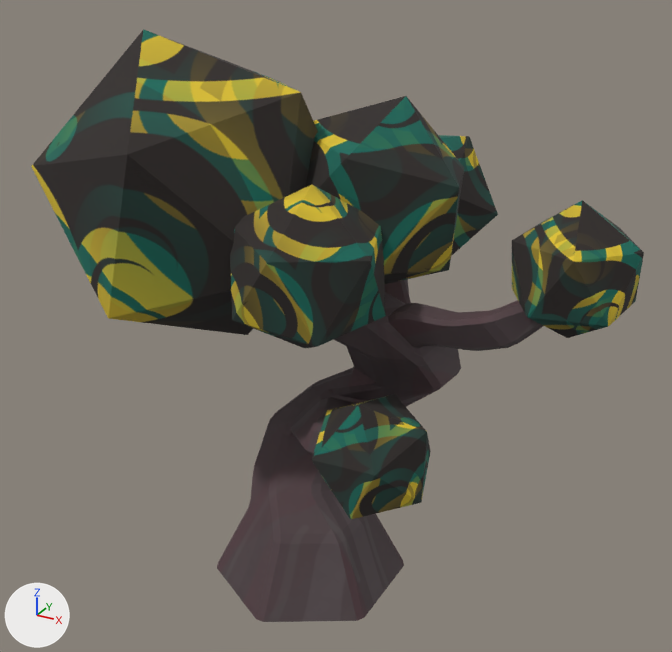
One commit to the FBX model Assets/Meshes/Tree1.fbx: the scene before it, then after it.
Camera for both pictures: a 50 mm camera at (7.15, -12.04, 10.93) aimed at (0.04, 0.89, 4.46). Every picture has the same lights, and +X, +Y and +Z are marked at lower left.

The first picture shows 'tree1'.
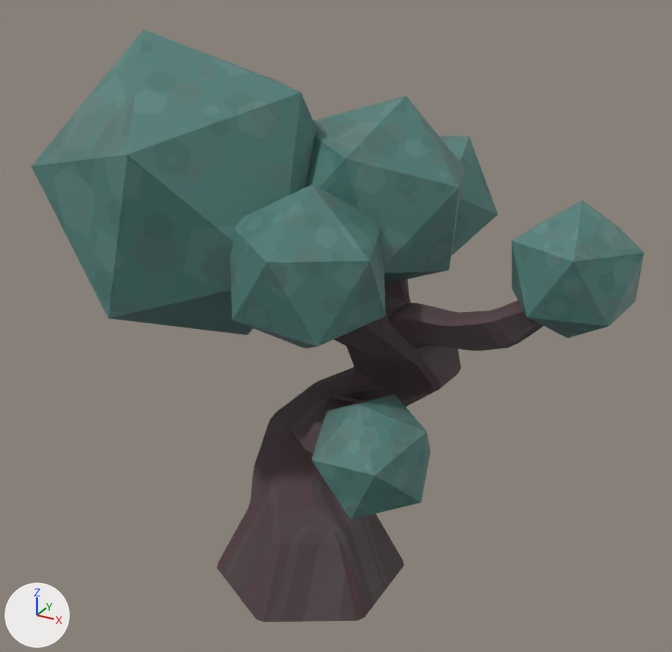
What changed in the scene script:
```text
Add img_tree_leaves_png:
    img_tree_leaves_png = load_image('tree_leaves.png', '../Materials and Textures/tree_leaves.png', 2048, 2048, 'sRGB')
Add mat_tree_leaves:
    mat_tree_leaves = principled_material('Tree Leaves')
    mat_tree_leaves.texture = img_tree_leaves_png
Change me_plane_004:
    where me_plane_004.from_pydata(...)  # 476 vertices, 520 faces; spans x -4.06..5.13, y -2.53..5.07, z 0.0..9.37
    used by ob_tree1; location = (0.0, 0.0, 0.0)
    me_plane_004 part 1: all 140 faces that had it switch from mat_spiral_wood (picture img_spiral_wood_png) to mat_tree_leaves (picture img_tree_leaves_png)
    me_plane_004 part 2: texture (UV) coordinates of 100 of 520 faces, centred in x -3.9..5.02, y -2.25..2.09, z 2.9..8.78, changed; they spanned u 0.0..1.0, v 0.0..0.47 and now span u -0.67..1.67, v -0.32..0.79
```

Boxes (x1, y1, x2, y2) around the edits, measured in the pictures (672 x 652 px):
'tree1', recoloured, surface changed: (31, 29, 644, 521) in both
part 1 of me_plane_004, recoloured: (438, 135, 498, 256) in both
part 2 of me_plane_004, surface changed: (31, 29, 644, 520) in both
